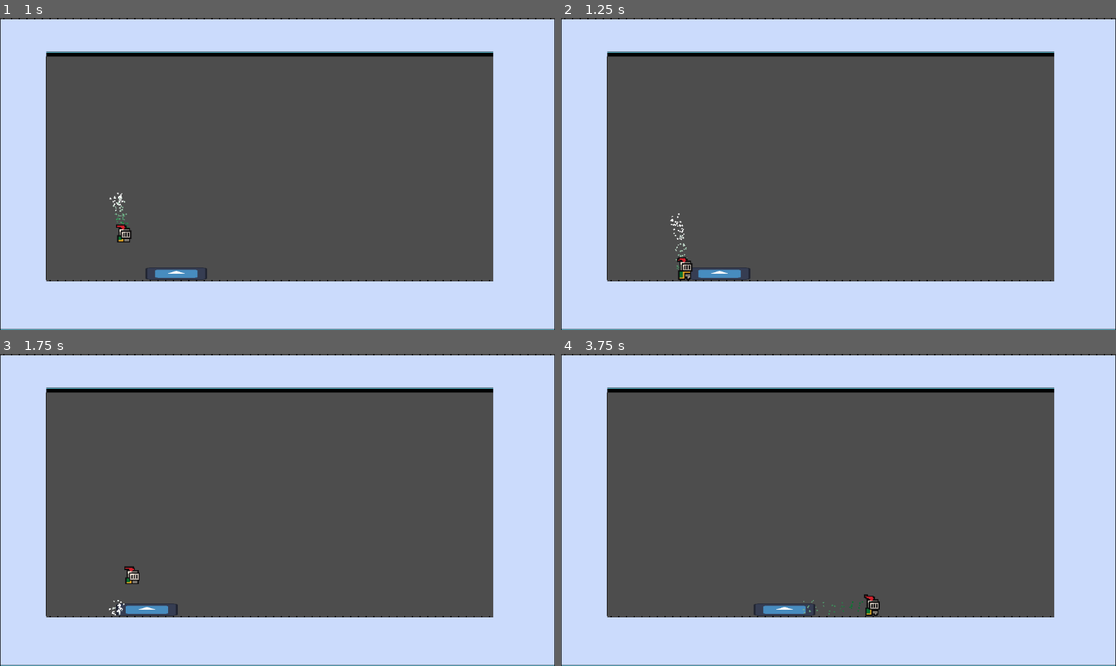
Above: before the commit, frames 1-4 (two rows, left to right).
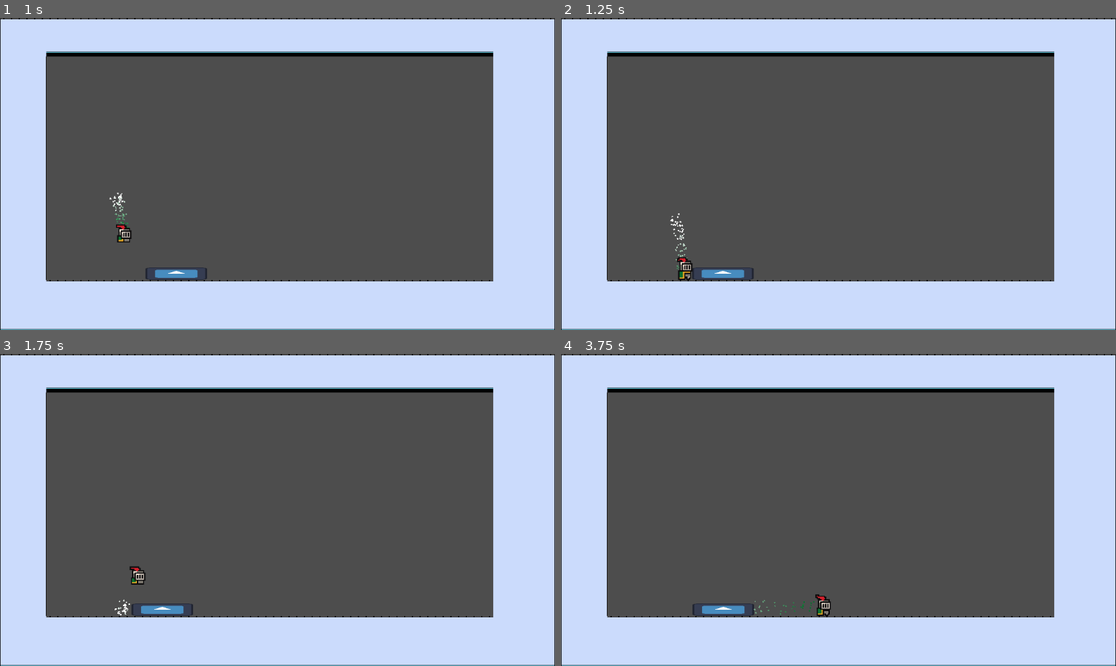
Above: after the commit, the same moments.

Repository: PjotrNik/shefjam
Game: Godot game, scene res://scenes/start_page.tscn
Same seed, same stepped clock (60 frames per second), same inputs: the game is played once before the commit and once after it. The engine's default icon, where the game draws it, is replaced by a stand-in: a white triangle on a blue panel in a dark square.
Inputs:
- Up to frame 1 (1 s): click "Start" at 0.5 s
- Up to frame 2 (1.25 s): no input
- Up to frame 3 (1.75 s): hold D (move_right) from 1.28 s (still down); tap Space (dash) at 1.35 s; tap S (jump) at 1.52 s
- Up to frame 4 (3.75 s): tap Space (dash) at 2.1, 2.85, 3.6 s; tap S (jump) at 2.27 s; release D (move_right) at 2.78 s; hold A (move_left) 2.78-3.53 s; hold D (move_right) from 3.53 s (still down)

Frame 1 is identical in both runs. In frame 2, less than 0.1% of the frame differs, in the area x 23-35%, y 79-84%; in frame 3, 0.5%; in frame 4, 0.9%, in the area x 23-58%, y 77-84%.
Error after the commit: Attempt to call function 'start' in base 'null instance' on a null instance. (res://scripts/Boss_Slash.gd:9)

Commit message:
boss switches between hunting player and attack

Diff:
--- a/scripts/Boss_Slash.gd
+++ b/scripts/Boss_Slash.gd
@@ -6,12 +6,13 @@
 	pass
 
 func Enter():
-	var instance = slash.instantiate()
-	print(instance.position)
-	instance.global_position.x = $"../../Attack Slash".global_position.x
-	instance.global_position.y = $"../../Attack Slash".global_position.y * $"../..".direction
-	print(instance.position)
-	add_child(instance)
+	$windup.start()
+
+	var player_distance = get_tree().get_first_node_in_group("Player").position.x - $"../..".position.x
+	if player_distance > 0:
+		$"../..".direction = 1
+	else:
+		$"../..".direction = -1
 
 
 func Update(_delta: float):
@@ -19,3 +20,11 @@
 
 func Physics_Update(_delta: float):
 	pass
+
+
+
+func _on_windup_timeout():
+	var instance = slash.instantiate()
+	instance.position.x = $"../../Attack Slash".position.x
+	$"../../Attack Slash".add_child(instance)
+	Transitioned.emit(self, "Boss_Walk")
--- a/scripts/Boss_Walk.gd
+++ b/scripts/Boss_Walk.gd
@@ -6,6 +6,7 @@
 
 func Exit():
 	$"../..".current_speed = 0
+
 
 func Enter():
 	$"../..".current_speed = SPEED
@@ -18,8 +19,17 @@
 		$"../..".direction = -1
 
 func Update(_delta: float):
-	print ("boss walk update")
-	if player.position.x > $"../..".position.x:
+	var player_x = player.position.x
+	var player_distance = player_x - $"../..".position.x
+
+	print("player distance: ")
+	print(player_distance)
+
+	if (abs(player_distance) < 80):
+		Transitioned.emit(self, "Boss_Slash")
+
+
+	if player_distance > 0:
 		$"../..".direction = 1
 	else:
 		$"../..".direction = -1
--- a/scripts/State_machine.gd
+++ b/scripts/State_machine.gd
@@ -36,6 +36,7 @@
 		return
 
 	if current_state:
-		current_state.exit()
+		current_state.Exit()
 
-		new_state.enter()
+		new_state.Enter()
+		current_state = new_state
Not shown: 1 places in projectile_1.tscn that only renumber resources
